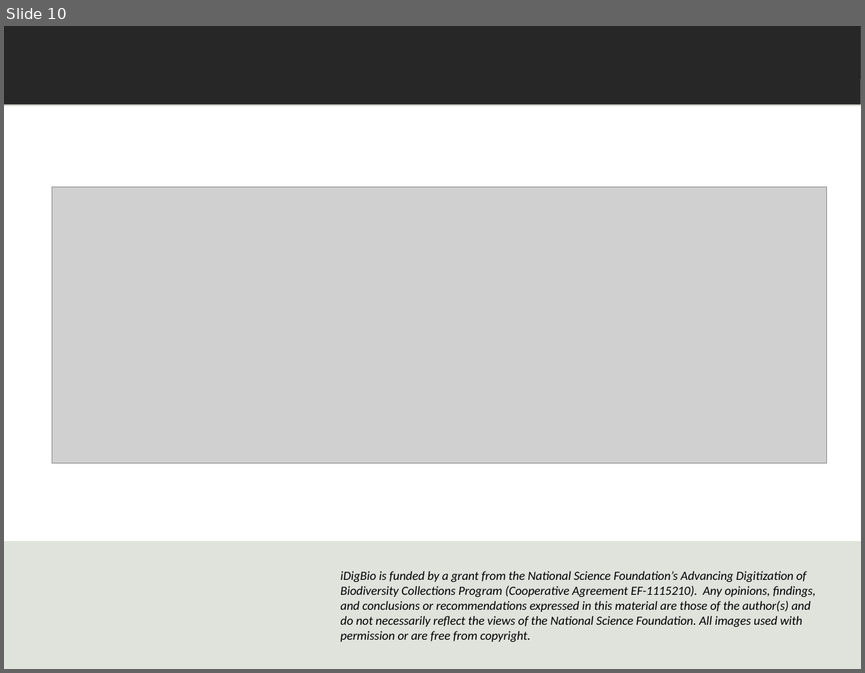
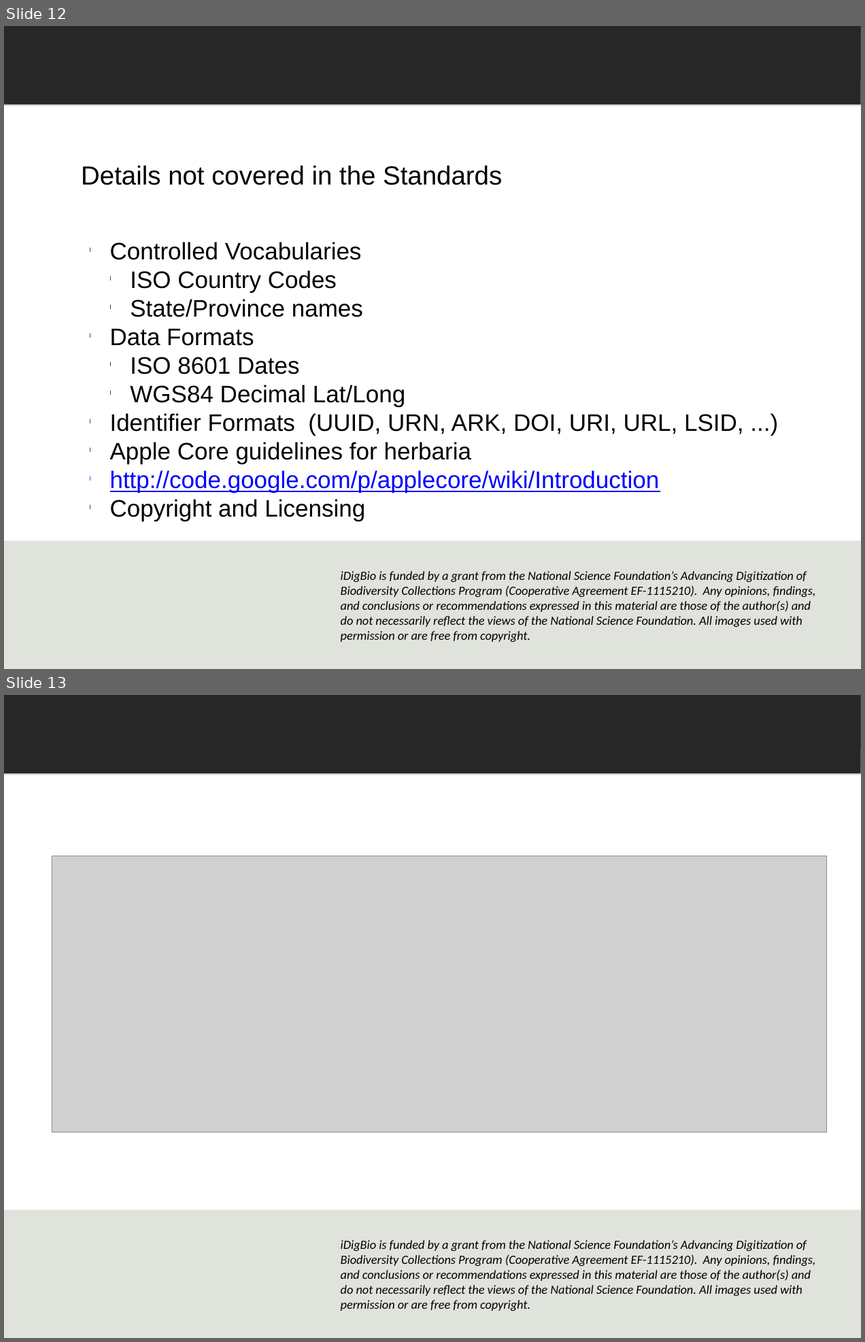
Before and after one commit to danstoner/idigbio-scratch, a slide deck: Dan_CYWG_2014.pptx. Shown one above the other, each under a label of ours: slide 10 before the commit, slides 12 and 13 after it. The pictures are 865x673 and 865x1342 pixels, drawn with LibreOffice and Linux fonts; fonts in the diff are those of the drawing; grey boxes stand for pictures; background and template pictures are left out. Boxes give left, top, right and bottom in pixels: in the first picture for what was removed or moved away, otherwise in the second. Text is boxed around its words. In the diff, an @@ line names an element or a change of style, - is before the commit and + after.

```diff
--- a/Dan_CYWG_2014.pptx
+++ b/Dan_CYWG_2014.pptx
@@ slide 12 added at box(4, 26, 861, 669), background #E0E2DC; not listed: 4 template elements that a slide beside it also shows @@
@@ text added at box(81, 165, 502, 185), 22 pt, text #000000 @@
+Details not covered in the Standards
@@ text added at box(110, 242, 744, 521), 20 pt, text #000000 @@
+l Controlled Vocabularies
+  l ISO Country Codes
+  l State/Province names
+l Data Formats
+  l ISO 8601 Dates
+  l WGS84 Decimal Lat/Long
+l Identifier Formats (UUID, URN, ARK, DOI, URI, URL, LSID, ...)
+l Apple Core guidelines for herbaria
+l http://code.google.com/p/applecore/wiki/Introduction
+l Copyright and Licensing
@@ what was slide 10 is now slide 13 @@
```
Also in this commit, not shown: 3 slides changed, 3 other slides added, 1 slide removed.
